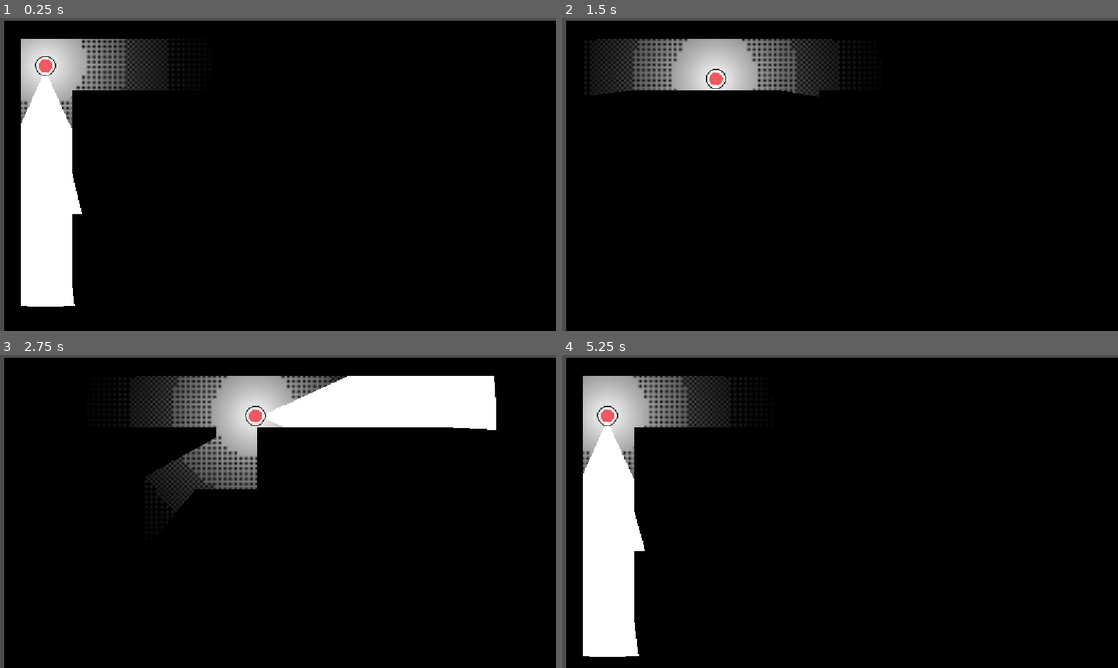
Above: before the commit, frames 1-4 (two rows, left to right).
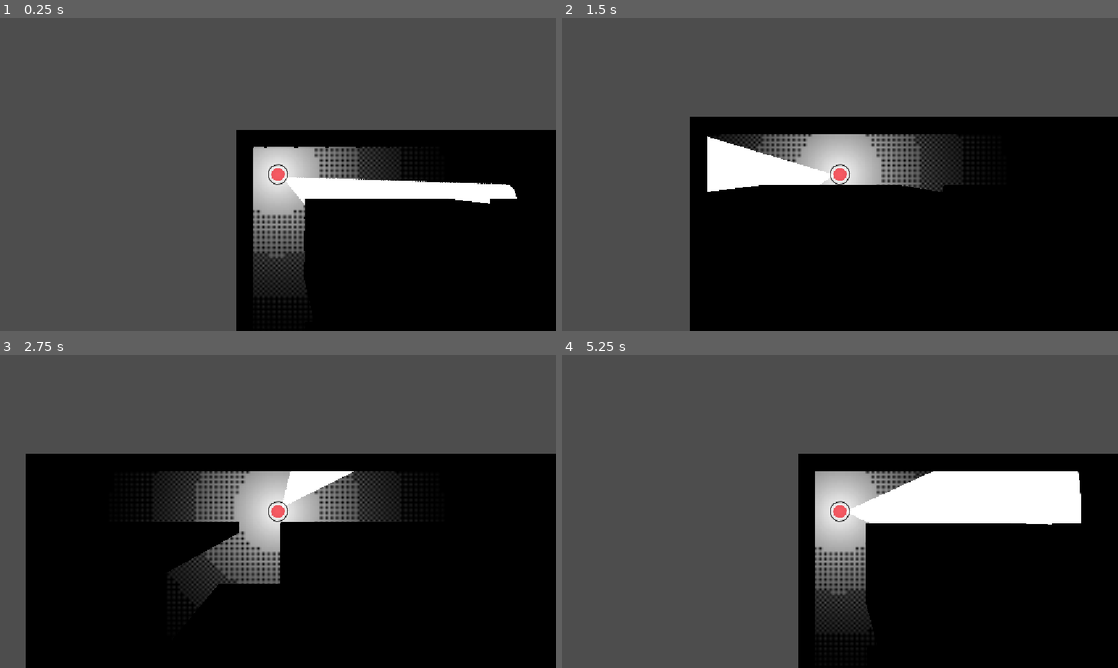
Above: after the commit, the same moments.

Repository: PauCape/a-map-will-be-useful
Game: Godot game, scene res://Scenes/Map_1.tscn
The game is run twice, just before and just after one commit, with the same random seed, the same clock (stepped at 60 frames per second) and the same inputs. The project has no main scene, so this scene is started directly.
Inputs (mouse positions are in pixels of both pictures, inside the frame that each line leads up to):
- Up to frame 1 (0.25 s): no input
- Up to frame 2 (1.5 s): tap Enter at 0.5 s; move the mouse to (962, 158) at 0.52 s; hold Right (ui_right) 0.53-1.28 s; move the mouse to (728, 190) at 1.27 s; hold Down (ui_down) from 1.28 s (still down)
- Up to frame 3 (2.75 s): tap Space at 2 s; move the mouse to (333, 442) at 2.02 s; release Down (ui_down) at 2.03 s; hold Right (ui_right) from 2.03 s (still down)
- Up to frame 4 (5.25 s): move the mouse to (812, 574) at 2.77 s; release Right (ui_right) at 2.78 s; hold Up (ui_up) 2.78-3.53 s; tap Enter at 3.5 s; move the mouse to (1006, 558) at 3.52 s; hold Left (ui_left) 3.53-5.03 s; move the mouse to (673, 464) at 4.27 s; move the mouse to (867, 511) at 5.02 s; hold Down (ui_down) from 5.03 s (still down)

The runs differ from the first frame. In frame 1, 69% of the frame differs, in the area x 0-100%, y 0-100%; in frame 2, 51%; in frame 3, 41%; in frame 4, 69%.

Commit message:
Camara y raton

Diff:
--- a/Scenes/player.tscn
+++ b/Scenes/player.tscn
@@ -29,3 +29,5 @@
 
 [node name="CollisionShape2D" type="CollisionShape2D" parent="." unique_id=47096657]
 shape = SubResource("CircleShape2D_cg6o3")
+
+[node name="Camera2D" type="Camera2D" parent="." unique_id=1305042717]
--- a/Scripts/player.gd
+++ b/Scripts/player.gd
@@ -3,8 +3,6 @@
 const SPEED = 300.0
 
 @onready var vision_light: PointLight2D = $PointLight2D
-
-var facing_direction := Vector2.RIGHT
 
 
 func _physics_process(delta: float) -> void:
@@ -17,11 +15,11 @@
 
 	if direction:
 		velocity = direction * SPEED
-		facing_direction = direction
-
-		# Dirección del cono corregida
-		vision_light.rotation = facing_direction.angle() - PI*1/2
 	else:
 		velocity = Vector2.ZERO
 
+	var mouse_direction := get_global_mouse_position() - global_position
+
+	vision_light.rotation = mouse_direction.angle() + PI*3/2
+
 	move_and_slide()
